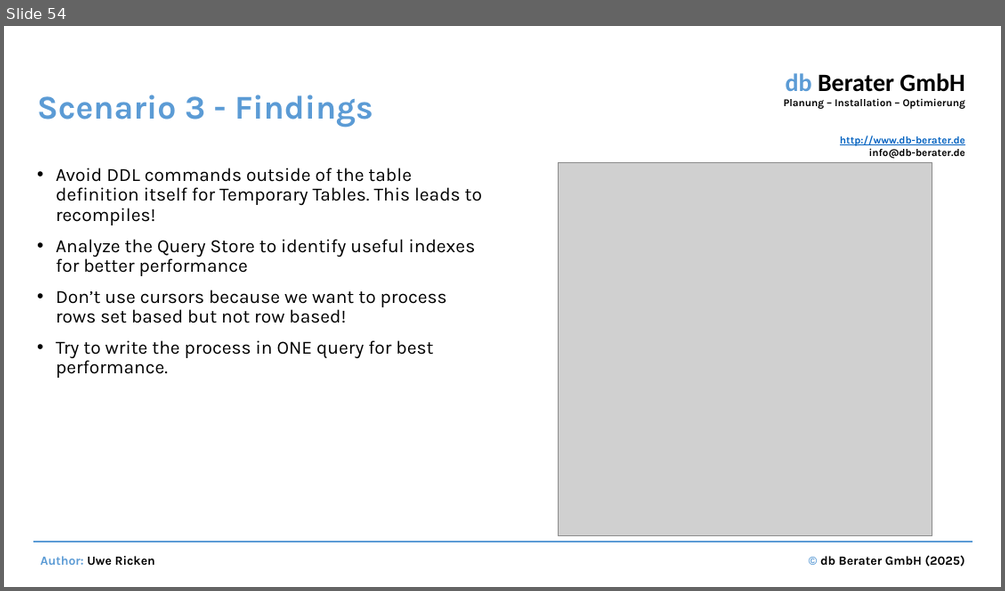
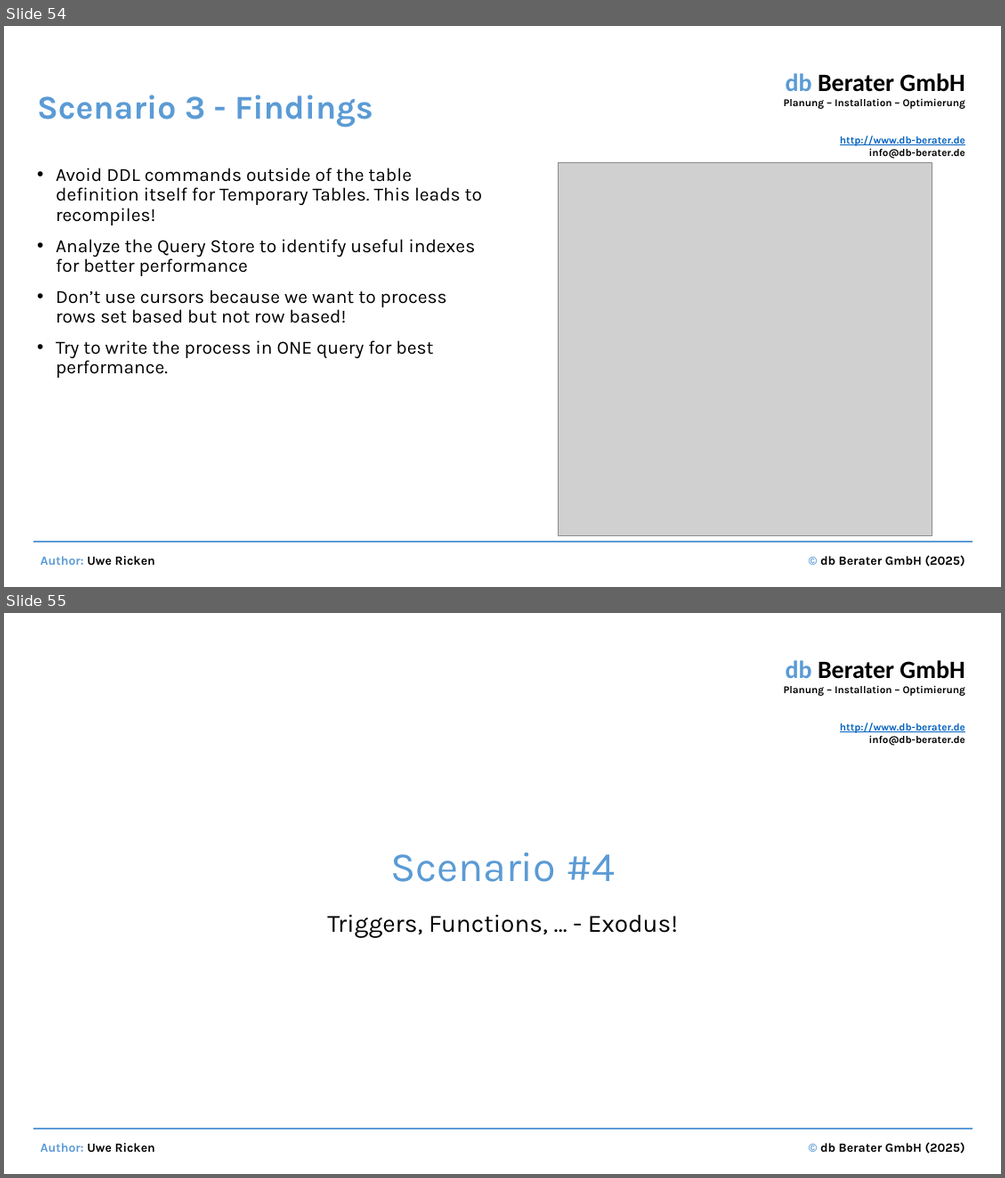
Before and after one commit to db-berater/speedup-your-sql-code, a slide deck: Documents and Preparation/Performance optimization by identifying and correcting bad SQL code.pptx. Shown one above the other, each under a label of ours: slide 54 before the commit, slides 54 and 55 after it. The pictures are 1005x591 and 1005x1178 pixels, drawn with LibreOffice and Linux fonts; fonts in the diff are those of the drawing; grey boxes stand for pictures. Boxes give left, top, right and bottom in pixels: in the first picture for what was removed or moved away, otherwise in the second. Text is boxed around its words. In the diff, an @@ line names an element or a change of style, - is before the commit and + after.

```diff
--- a/Documents and Preparation/Performance optimization by identifying and correcting bad SQL code.pptx
+++ b/Documents and Preparation/Performance optimization by identifying and correcting bad SQL code.pptx
@@ slide 55 added at (x1=4, y1=613, x2=1001, y2=1174), background #FFFFFF; not listed: 4 template elements that a slide beside it also shows @@
@@ title added at (x1=390, y1=852, x2=615, y2=882), 40 pt, text #5B9BD5 @@
+Scenario #4
@@ subtitle added at (x1=327, y1=914, x2=678, y2=937), 24 pt, text #000000 @@
+Triggers, Functions, … - Exodus!
```
Also in this commit, not shown: 2 slides changed, 2 other slides added, 2 other files.
